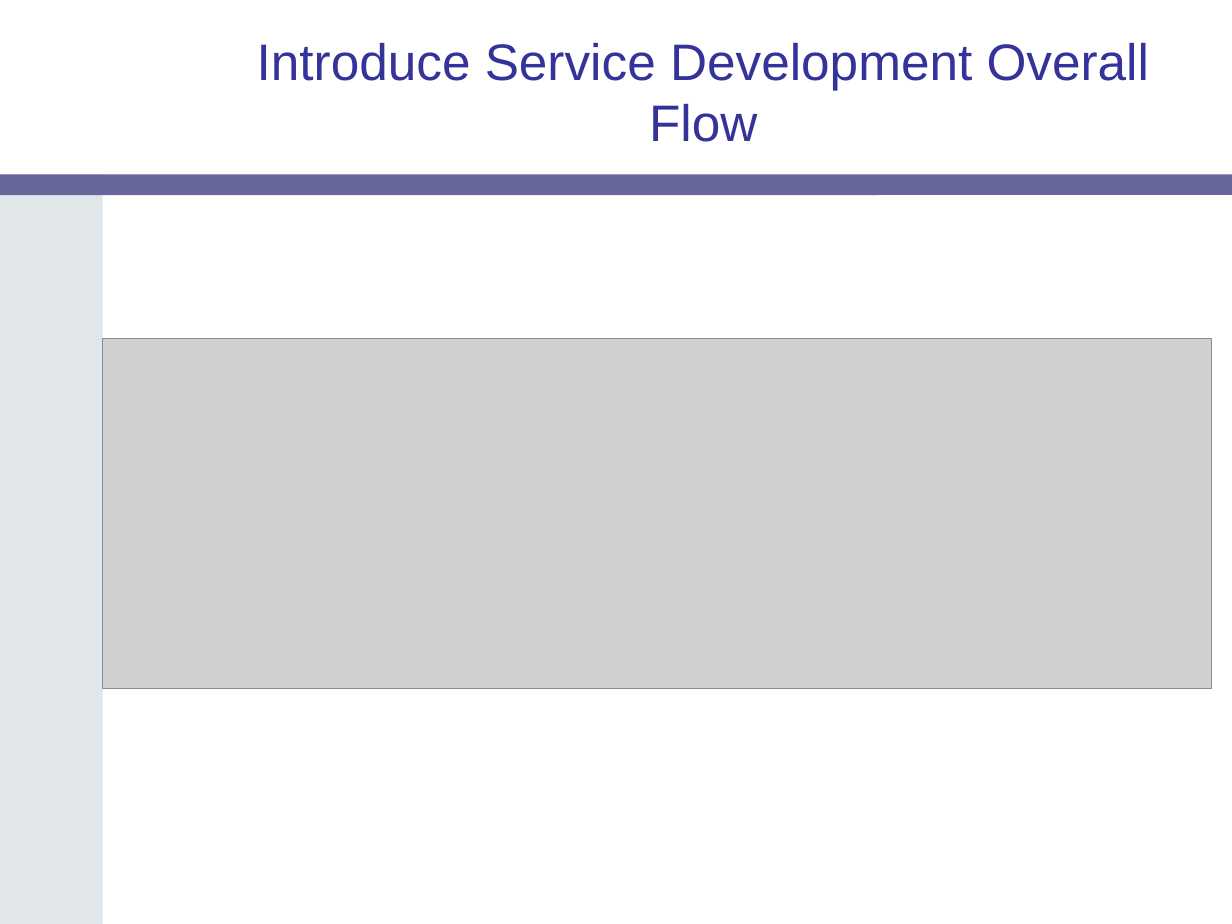
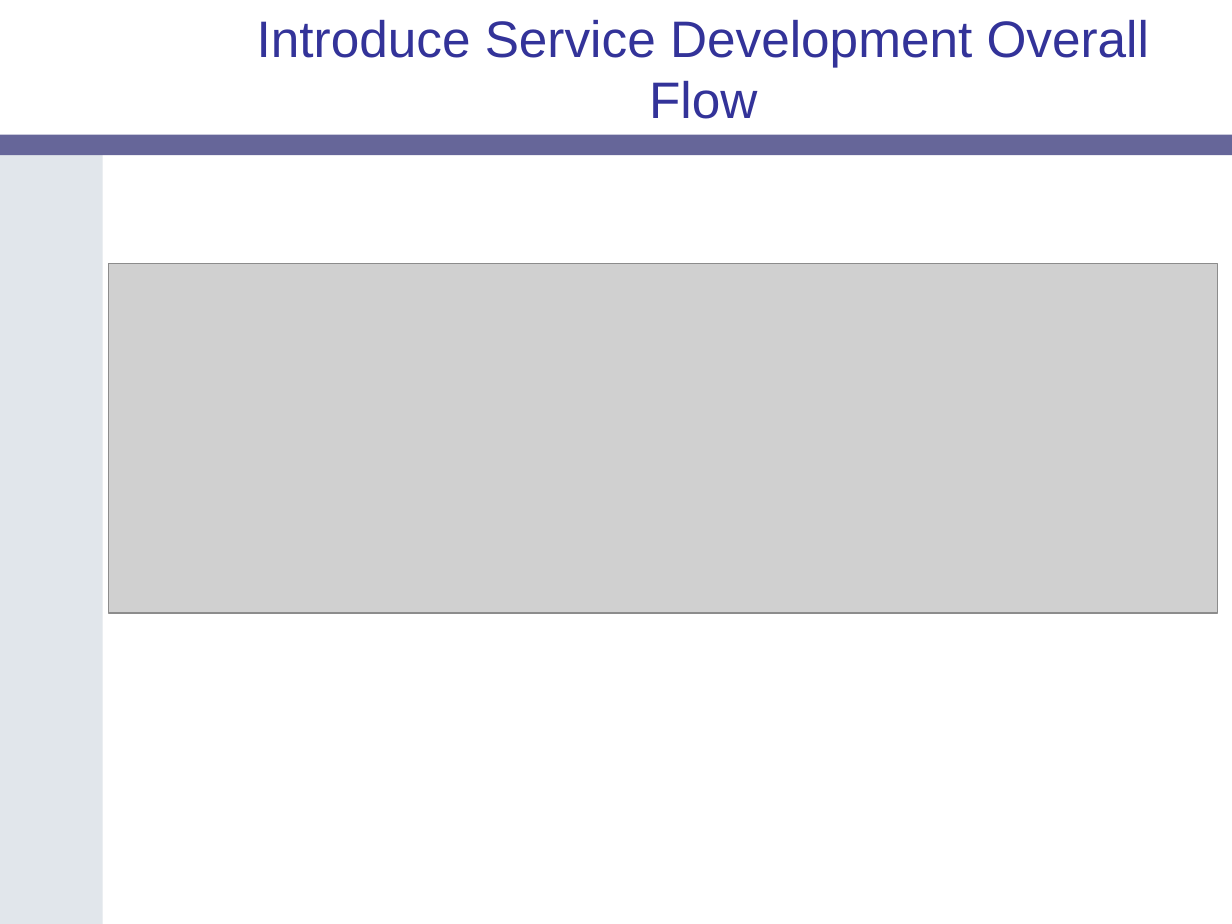
Before and after one commit to NCIP/cagrid-docs, a slide deck: slide 4 of presentations/introduce/Introduce-OGF19.ppt. Drawn at 1232x924 pixels with LibreOffice and Linux fonts; fonts in the diff are those of the drawing; grey boxes stand for pictures; background and template pictures are left out. Boxes give left, top, right and bottom in pixels: in the first picture for what was removed or moved away, otherwise in the second. Text is boxed around its words. In the diff, an @@ line names an element or a change of style, - is before the commit and + after.

```diff
--- a/presentations/introduce/Introduce-OGF19.ppt
+++ b/presentations/introduce/Introduce-OGF19.ppt
@@ title "Introduce Service Development Overall Flow": place and size @@
-title "Introduce Service Development Overall Flow" at [257,43,1149,142]
+title "Introduce Service Development Overall Flow" at [257,20,1149,119]
@@ rounded rectangle: place and size @@
-rounded rectangle at [0,175,1232,196]
+rounded rectangle at [0,134,1232,155]
@@ freeform shape: place and size @@
-freeform shape at [0,175,102,924]
+freeform shape at [0,154,102,924]
@@ picture: place and size @@
-picture at [102,339,1211,689]
+picture at [108,264,1217,614]
```
Also in this commit, not shown: 20 other slides changed.
